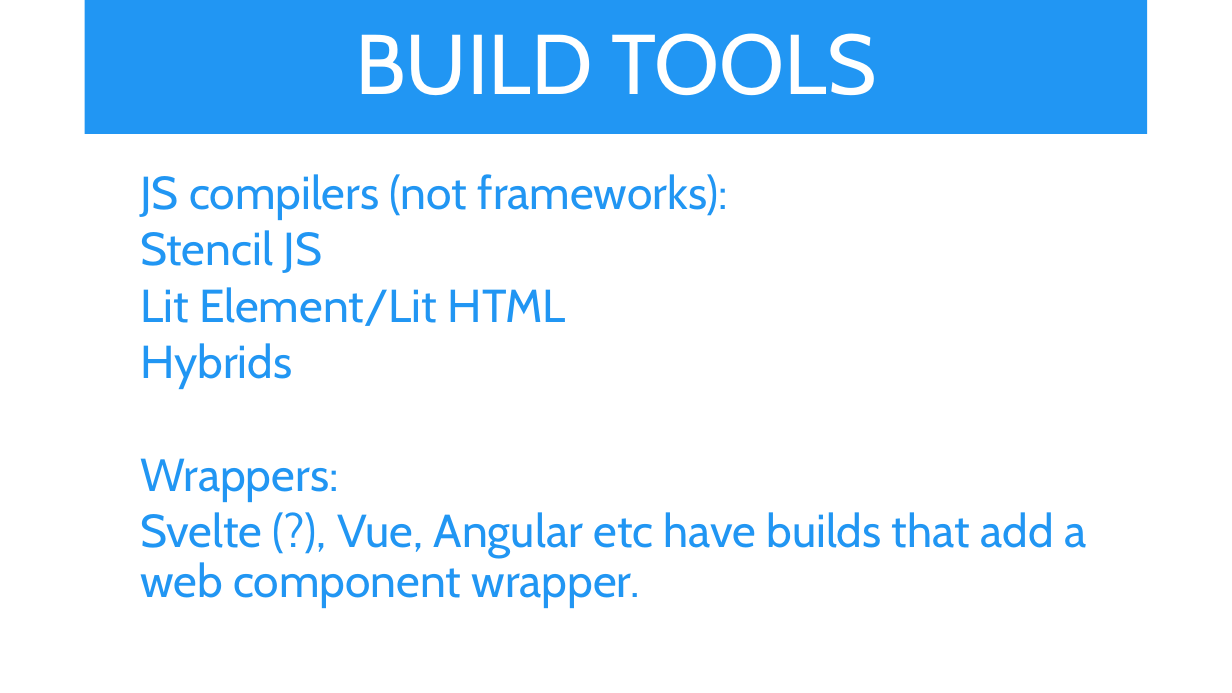
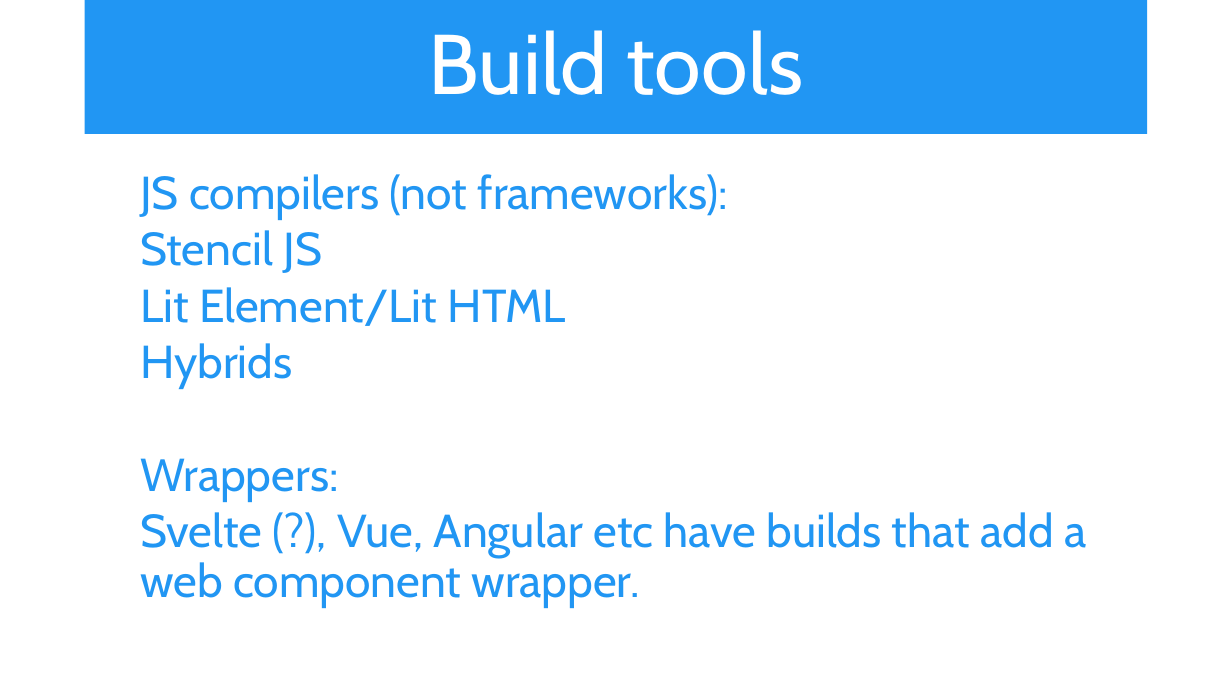
Before and after one commit to iwswordpress/WebComponents, a slide deck: slide 12 of Web-Components.pptx (slide 13 before the commit). Drawn at 1232x693 pixels with LibreOffice and Linux fonts; fonts in the diff are those of the drawing. Boxes give left, top, right and bottom in pixels: in the first picture for what was removed or moved away, otherwise in the second. Text is boxed around its words. In the diff, an @@ line names an element or a change of style, - is before the commit and + after.

```diff
--- a/Web-Components.pptx
+++ b/Web-Components.pptx
@@ title at (429, 30, 803, 95): text changed @@
-BUILD TOOLS
+Build tools
```
Also in this commit, not shown: 5 other slides changed, 1 slide removed, 18 other files.
